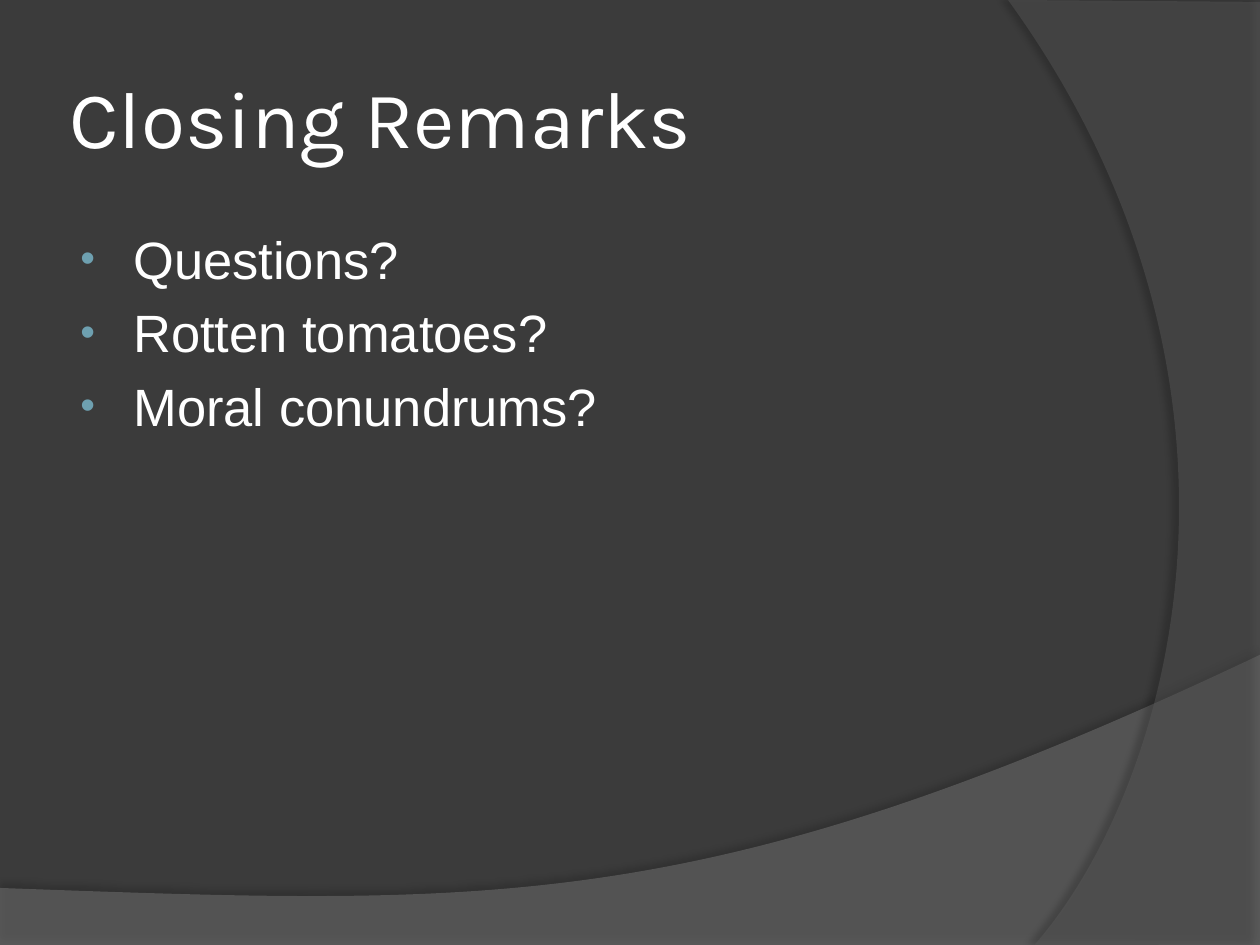
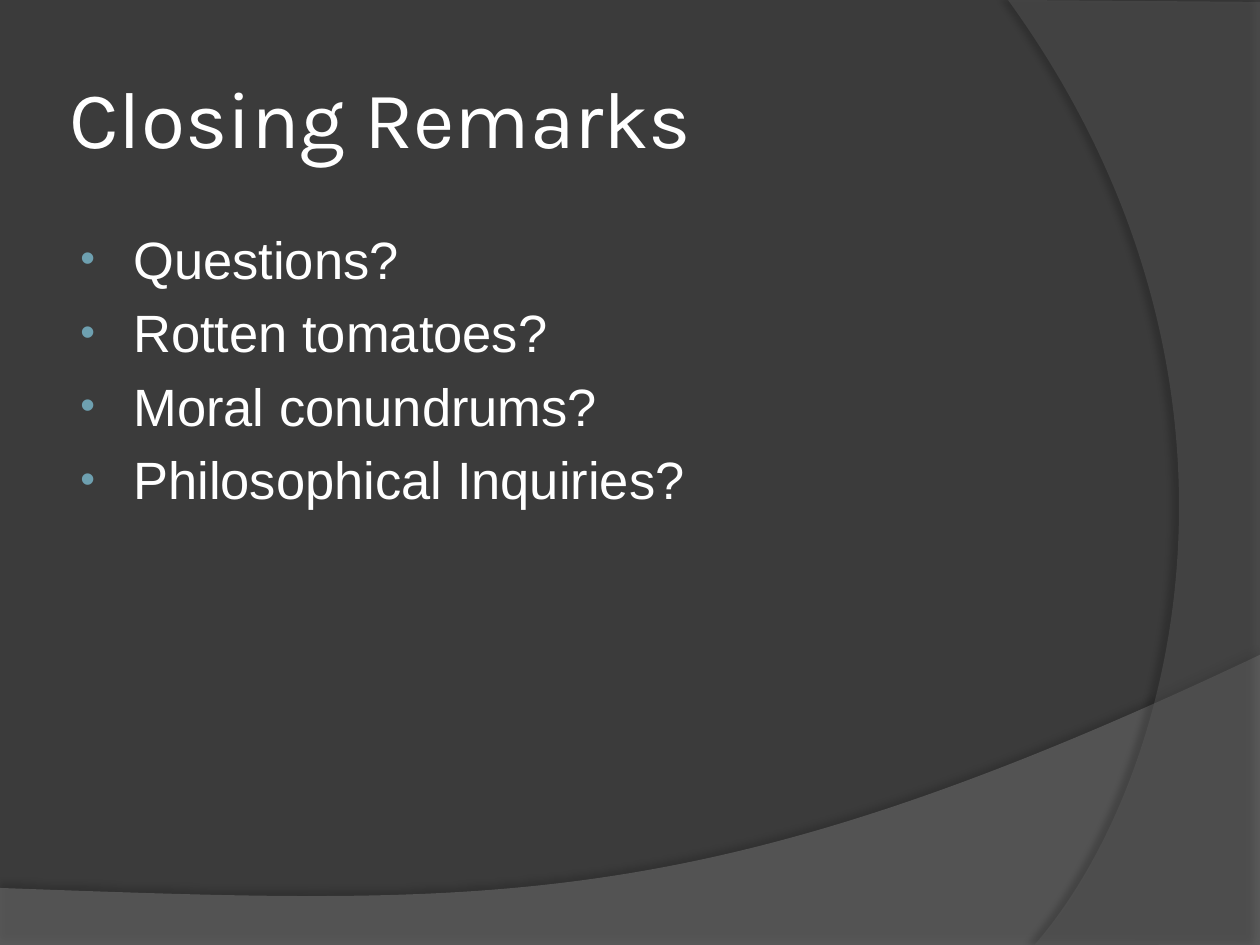
Before and after one commit to bsclayt1/CSE360-Project, a slide deck: slide 14 of Presentation/Presentation.pptx (slide 13 before the commit). Drawn at 1260x945 pixels with LibreOffice and Linux fonts; fonts in the diff are those of the drawing. Boxes give left, top, right and bottom in pixels: in the first picture for what was removed or moved away, otherwise in the second. Text is boxed around its words. In the diff, an @@ line names an element or a change of style, - is before the commit and + after.

```diff
--- a/Presentation/Presentation.pptx
+++ b/Presentation/Presentation.pptx
@@ text at [133, 461, 684, 510]: paragraph added @@
+• Philosophical Inquiries?
```
Also in this commit, not shown: 5 other slides changed, 4 slides added, 2 slides removed, 3 other files.
